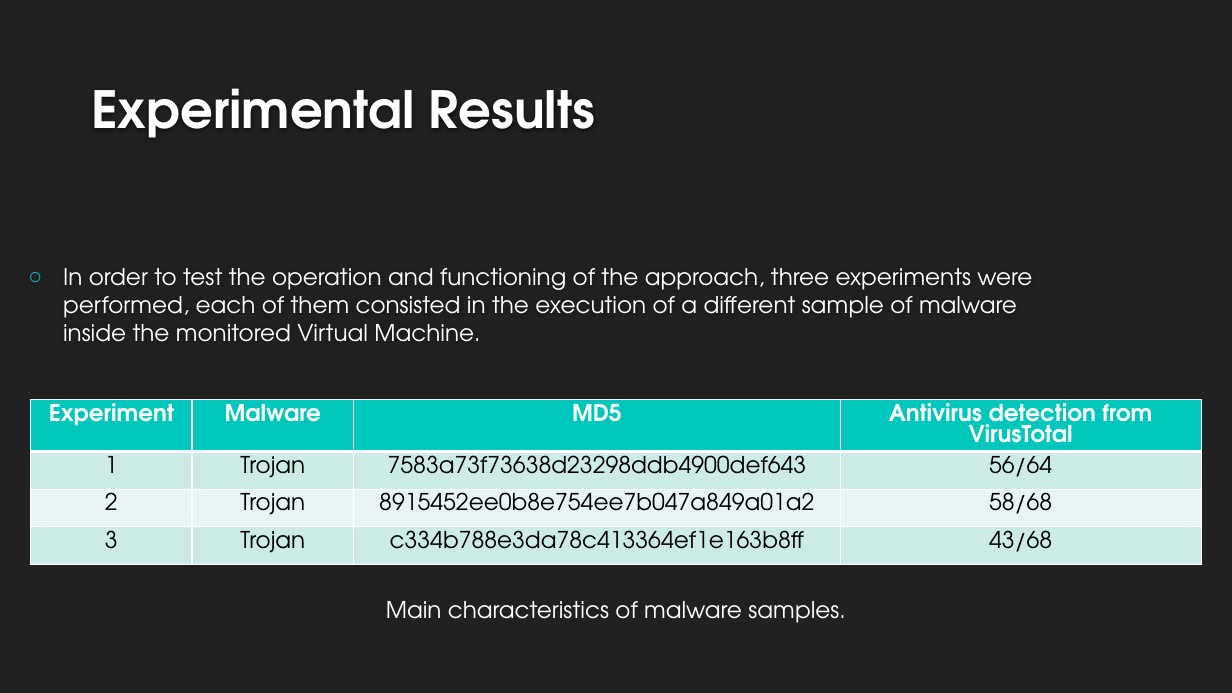
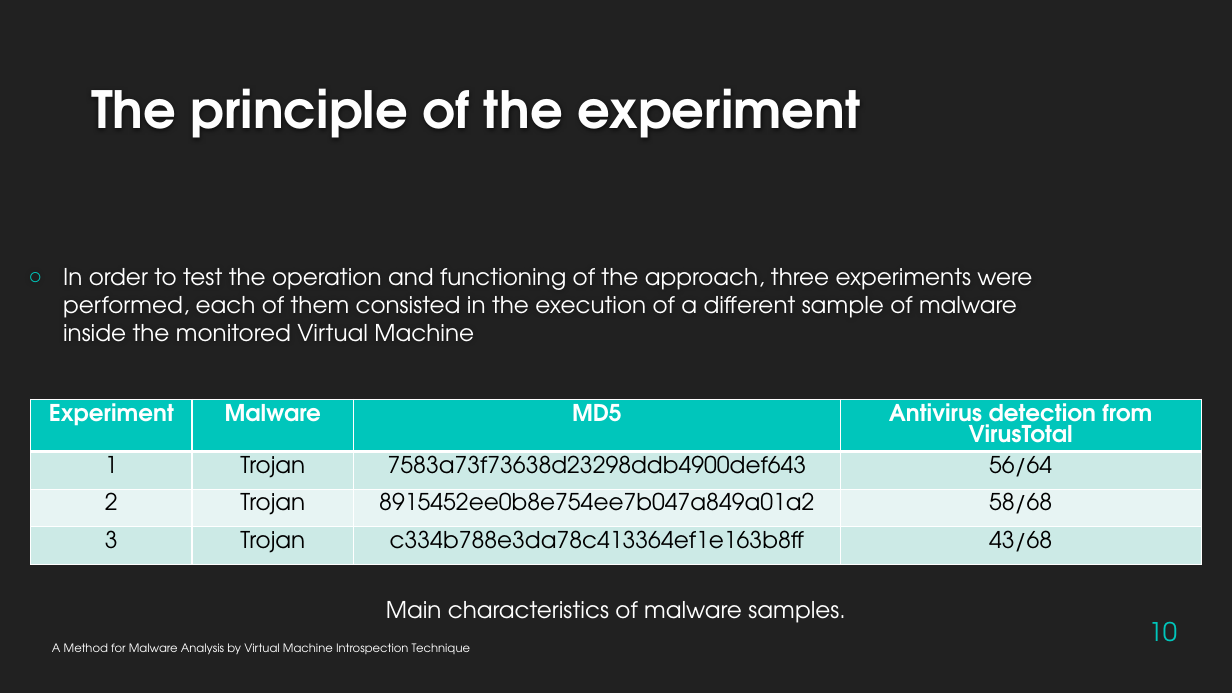
Before and after one commit to KiRiLldrs/academic-fundamentals, a slide deck: slide 10 of lab3 V2.pptx. Drawn at 1232x693 pixels with LibreOffice and Linux fonts; fonts in the diff are those of the drawing; background and template pictures are left out. Boxes give left, top, right and bottom in pixels: in the first picture for what was removed or moved away, otherwise in the second. Text is boxed around its words. In the diff, an @@ line names an element or a change of style, - is before the commit and + after.

```diff
--- a/lab3 V2.pptx
+++ b/lab3 V2.pptx
@@ title at [91, 88, 861, 138]: text changed @@
-Experimental Results
+The principle of the experiment
@@ text at [63, 268, 1032, 342]: text changed @@
-○ In order to test the operation and functioning of the approach, three experiments were performed, each of them consisted in the execution of a different sample of malware inside the monitored Virtual Machine.
+○ In order to test the operation and functioning of the approach, three experiments were performed, each of them consisted in the execution of a different sample of malware inside the monitored Virtual Machine
@@ page number added at [1149, 621, 1177, 642], 20 pt, text #00C6BB @@
+10
@@ text added at [52, 643, 470, 655], 9 pt, text #FFFFFF @@
+A Method for Malware Analysis by Virtual Machine Introspection Technique
```
Also in this commit, not shown: 12 other slides changed.
